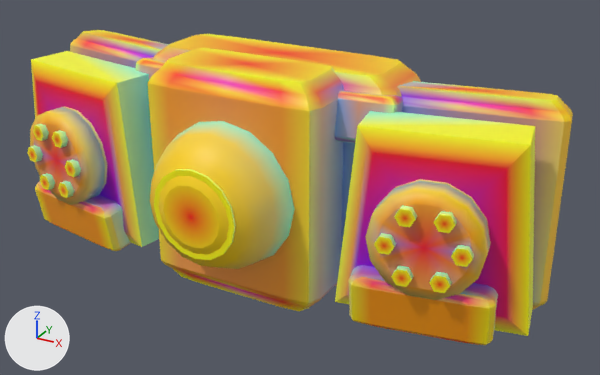
Before and after pictures for a commit that changed the glTF model models/parts/llm_gen_chest_armor_040_ab419c.glb.
The view is the same before and after, from a 50 mm lens placed at (24.1, -44.7, 21.3), pointed at (2.6, -5.5, 1.7). Every picture has the same lights, and +X, +Y and +Z are marked at lower left. The picture after the commit comes second. Vertices at exactly the same position are counted once.

The first picture shows 'adapter_pectoral_frame_l', 'adapter_pectoral_frame_r', 'adapter_sternum_collar_dark', 'addon_pec_vent_5_gold_l', 'addon_pec_vent_5_gold_r', 'graft_collar_vent_7_amber_optic_l', 'graft_collar_vent_7_amber_optic_r', 'mega_emitter_bell_1_gold', 'mega_housing_center_0_titanium_silver', 'rib_heatsink_fin_3_wing_white_l', 'rib_heatsink_fin_3_wing_white_r', 'servo_4_bolts_gold_r', 'servo_4_servo_accent_l', 'servo_4_servo_accent_r' and 2 more.
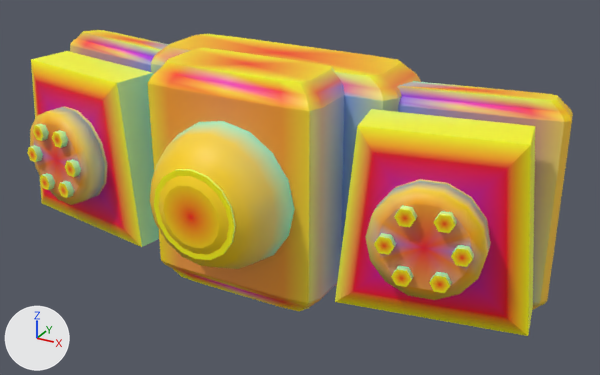
Patch to the scene script:
```diff
--- a/models/parts/llm_gen_chest_armor_040_ab419c.glb.py
+++ b/models/parts/llm_gen_chest_armor_040_ab419c.glb.py
@@ me_rib_heatsink_fin_3_wing_white_r @@
 me_rib_heatsink_fin_3_wing_white_r.from_pydata(...)  # 26 vertices, 48 faces; spans x 6.24..16.96, y -9.32..-4.28, z -3.0..7.4
 # used by ob_rib_heatsink_fin_3_wing_white_r; location = (0.0, 0.0, 0.0)
+# me_rib_heatsink_fin_3_wing_white_r part 1: 6 faces centred in x 7.31..16.24, y -9.09..-6.58, z -2.76..7.4 are repainted in the vertex colours; the middle colour goes from orange #f8a542 to orange #ffa500
+# me_rib_heatsink_fin_3_wing_white_r part 2: 6 faces centred in x 7.93..14.31, y -9.23..-8.2, z -1.97..3.69 are repainted in the vertex colours; the middle colour goes from pink #bb00bc to red #fc002e
+# me_rib_heatsink_fin_3_wing_white_r part 3: 3 faces centred in x 13.23..15.77, y -8.29..-7.87, z -2.12..3.54 are repainted in the vertex colours; the middle colour goes from orange #f3a556 to orange #ffa500
 me_rib_heatsink_fin_3_wing_white_r.materials.append(mat_defaultmaterial_006)
@@ me_rib_heatsink_fin_3_wing_white_l @@
 me_rib_heatsink_fin_3_wing_white_l.from_pydata(...)  # 26 vertices, 48 faces; spans x -16.96..-6.24, y -9.32..-4.28, z -3.0..7.4
 # used by ob_rib_heatsink_fin_3_wing_white_l; location = (0.0, 0.0, 0.0)
+# me_rib_heatsink_fin_3_wing_white_l part 4: 5 faces centred in x -13.33..-7.31, y -9.09..-6.58, z -2.76..7.4 are repainted in the vertex colours; the middle colour goes from orange #f8a542 to orange #ffa500
+# me_rib_heatsink_fin_3_wing_white_l part 5: 3 faces centred in x -12.53..-6.73, y -8.05..-5.11, z 0.47..7.16 are repainted in the vertex colours; the middle colour goes from cyan #76ffed to green #a3ffc5
+# me_rib_heatsink_fin_3_wing_white_l part 6: 8 faces centred in x -15.77..-7.93, y -9.23..-7.89, z -2.12..3.69 are repainted in the vertex colours; the middle colour goes from pink #eb006b to red #ff0000
 me_rib_heatsink_fin_3_wing_white_l.materials.append(mat_defaultmaterial_007)
@@ ob_addon_pec_vent_5_gold_r @@
-ob_addon_pec_vent_5_gold_r = bpy.data.objects.new('addon_pec_vent_5_gold_r', me_addon_pec_vent_5_gold_r)
-ob_addon_pec_vent_5_gold_r.location = (0.0, 0.0, 0.0)
@@ ob_addon_pec_vent_5_gold_l @@
-ob_addon_pec_vent_5_gold_l = bpy.data.objects.new('addon_pec_vent_5_gold_l', me_addon_pec_vent_5_gold_l)
-ob_addon_pec_vent_5_gold_l.location = (0.0, 0.0, 0.0)
@@ ob_graft_collar_vent_7_amber_optic_r @@
-ob_graft_collar_vent_7_amber_optic_r = bpy.data.objects.new('graft_collar_vent_7_amber_optic_r', me_graft_collar_vent_7_amber_optic_r)
-ob_graft_collar_vent_7_amber_optic_r.location = (0.0, 0.0, 0.0)
@@ ob_graft_collar_vent_7_amber_optic_l @@
-ob_graft_collar_vent_7_amber_optic_l = bpy.data.objects.new('graft_collar_vent_7_amber_optic_l', me_graft_collar_vent_7_amber_optic_l)
-ob_graft_collar_vent_7_amber_optic_l.location = (0.0, 0.0, 0.0)
```

What differs and where, as boxes [x1, y1, x2, y2] in the pictures (600 x 375 px):
'addon_pec_vent_5_gold_r', deleted
    before: [348, 265, 498, 345]
'addon_pec_vent_5_gold_l', deleted (orange)
    before: [35, 181, 131, 251]
'graft_collar_vent_7_amber_optic_r', deleted
    before: [334, 91, 403, 144]
'graft_collar_vent_7_amber_optic_l', deleted
    before: [135, 57, 165, 80]
part 1 of me_rib_heatsink_fin_3_wing_white_r, recoloured
    both: [336, 111, 526, 336]
part 2 of me_rib_heatsink_fin_3_wing_white_r, recoloured
    both: [346, 150, 507, 317]
part 3 of me_rib_heatsink_fin_3_wing_white_r, recoloured
    before: [495, 198, 515, 325]
    after: [353, 198, 515, 325]
part 4 of me_rib_heatsink_fin_3_wing_white_l, recoloured
    before: [76, 53, 147, 247]
    after: [42, 53, 152, 247]
part 5 of me_rib_heatsink_fin_3_wing_white_l, edited (looks the same)
    both: [117, 74, 159, 247]
part 6 of me_rib_heatsink_fin_3_wing_white_l, recoloured
    before: [93, 100, 129, 235]
    after: [42, 100, 129, 235]
